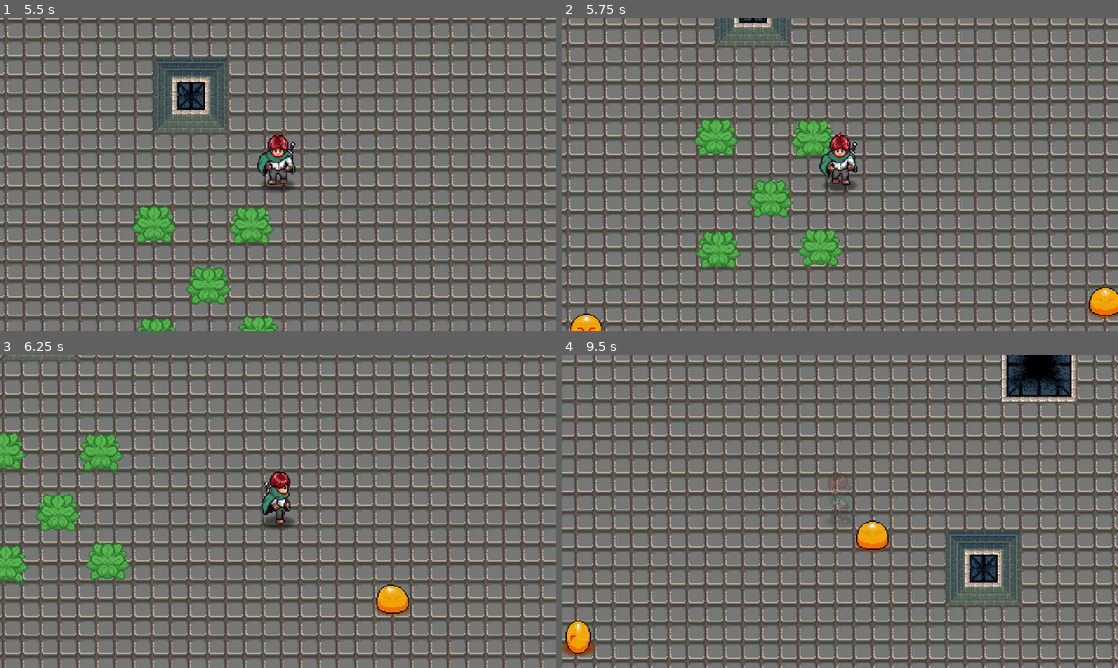
Above: before the commit, frames 1-4 (two rows, left to right).
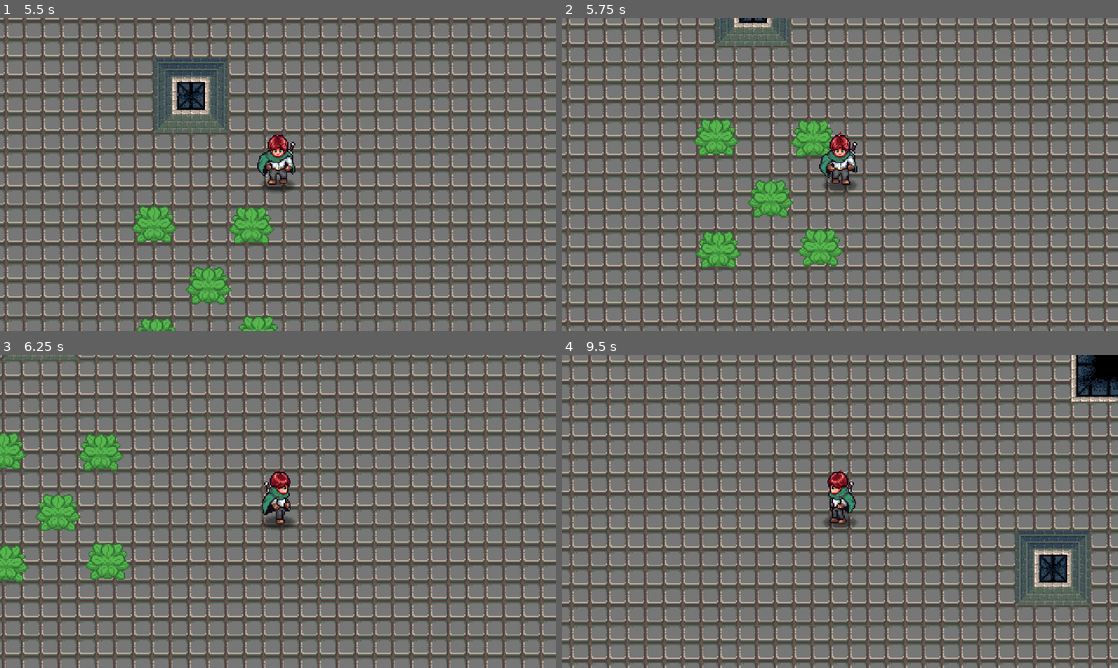
Above: after the commit, the same moments.

Repository: UltimaAngel/Video-Game-Project-1
Game: Godot game, scene res://game/game.tscn
The game is run twice, just before and just after one commit, with the same random seed, the same clock (stepped at 60 frames per second) and the same inputs.
Inputs (mouse positions are in pixels of both pictures, inside the frame that each line leads up to):
- Up to frame 1 (5.5 s): move the mouse to (400, 158) at 0.52 s; press the mouse at (400, 158) at 0.53 s; hold D (right) 0.53-1.28 s; move the mouse to (166, 190) at 1.27 s; release the mouse at (166, 190) at 1.28 s; hold S (down) 1.28-2.03 s; tap I at 1.35, 2.85, 4.35 s; move the mouse to (333, 105) at 2.02 s; press the mouse at (333, 105) at 2.03 s; hold D (right) 2.03-2.78 s; move the mouse to (250, 237) at 2.77 s; release the mouse at (250, 237) at 2.78 s; hold W (up) 2.78-3.53 s; move the mouse to (444, 221) at 3.52 s; press the mouse at (444, 221) at 3.53 s; hold A (left) 3.53-5.03 s; move the mouse to (111, 127) at 4.27 s; release the mouse at (111, 127) at 4.28 s; move the mouse to (305, 174) at 5.02 s; press the mouse at (305, 174) at 5.03 s; hold S (down) from 5.03 s (still down)
- Up to frame 2 (5.75 s): keep holding S (down)
- Up to frame 3 (6.25 s): move the mouse to (194, 433) at 5.77 s; release S (down) at 5.78 s; release the mouse at (194, 433) at 5.78 s; hold D (right) from 5.78 s (still down); tap I at 5.85 s
- Up to frame 4 (9.5 s): move the mouse to (962, 495) at 6.52 s; release D (right) at 6.53 s; press the mouse at (962, 495) at 6.53 s; hold W (up) 6.53-7.28 s; move the mouse to (728, 527) at 7.27 s; release the mouse at (728, 527) at 7.28 s; hold D (right) 7.28-8.03 s; tap I at 7.35, 8.85 s; move the mouse to (895, 442) at 8.02 s; press the mouse at (895, 442) at 8.03 s; hold S (down) 8.03-8.78 s; move the mouse to (812, 574) at 8.77 s; release the mouse at (812, 574) at 8.78 s; hold A (left) from 8.78 s (still down)

Frame 1 is identical in both runs. In frame 2, 0.7% of the frame differs, in the area x 1-100%, y 86-100%; in frame 3, 0.5%; in frame 4, 42%, in the area x 0-100%, y 0-100%.

Commit message:
Handle Win Condition (#61)
* Handle Win Condition

After reaching a certain score, a label will appear informing the player
of their victory. Also, the number of waves and enemies spawned per wave
for the first map has increased, so the max points needed for victory is
25.

* Set Score Manager Win Score to Map's Win Score

Diff:
--- a/components/spawn_manager/spawn_manager.gd
+++ b/components/spawn_manager/spawn_manager.gd
@@ -1,3 +1,4 @@
+class_name SpawnManager
 extends Node2D
 
 signal spawned_enemy_removed
--- /dev/null
+++ b/dungeon/map_01.gd
@@ -0,0 +1,3 @@
+extends TileMapLayer
+
+var winning_score: int = 25
--- a/dungeon/map_01.tscn
+++ b/dungeon/map_01.tscn
@@ -1,6 +1,7 @@
 [gd_scene format=4 uid="uid://clc62kh1t0g6n"]
 
 [ext_resource type="Texture2D" uid="uid://caxypxc22mot7" path="res://dungeon/dungeon.png" id="1_wk8xt"]
+[ext_resource type="Script" uid="uid://li85dlmnyiwp" path="res://dungeon/map_01.gd" id="2_b340g"]
 [ext_resource type="Script" uid="uid://07cfy4chih12" path="res://components/spawn_manager/spawn_manager.gd" id="2_cw28q"]
 [ext_resource type="PackedScene" uid="uid://canu8q4nsyg2a" path="res://entities/enemies/slime/scenes/slime.tscn" id="3_o4jrv"]
 
@@ -797,6 +798,7 @@
 y_sort_enabled = true
 tile_map_data = PackedByteArray("AAAAAAAAAAASAAAAAAAAAAEAAAASAAEAAAAAAAIAAAASAAIAAAAAAAMAAAASAAIAAAAAAAQAAAASAAMAAAAAAA …(46000 unchanged characters)…
 tile_set = SubResource("TileSet_x7fwn")
+script = ExtResource("2_b340g")
 
 [node name="SpawnManager" type="Node2D" parent="." unique_id=945857269]
 unique_name_in_owner = true
@@ -804,4 +806,6 @@
 y_sort_enabled = true
 script = ExtResource("2_cw28q")
 enemy_array = Array[PackedScene]([ExtResource("3_o4jrv")])
-enemy_num = 3
+enemy_num = 5
+max_waves = 5
+min_spawn_break = 10.0
--- a/game/game.tscn
+++ b/game/game.tscn
@@ -3,14 +3,16 @@
 [ext_resource type="PackedScene" uid="uid://bo0pwsa6hw5ue" path="res://entities/player/scenes/player.tscn" id="2_dakft"]
 [ext_resource type="PackedScene" uid="uid://clc62kh1t0g6n" path="res://dungeon/map_01.tscn" id="3_u5opy"]
 [ext_resource type="Script" uid="uid://dvutwkt358wf5" path="res://game/score_manager/score_manager.gd" id="4_y36n6"]
+[ext_resource type="FontFile" uid="uid://ci5846qveyr3r" path="res://fonts/Abaddon Bold.ttf" id="5_dxrkv"]
 [ext_resource type="PackedScene" uid="uid://dbqqs3tagpnsr" path="res://props/Objects/plant.tscn" id="5_l8g03"]
 
 [node name="Game" type="Node2D" unique_id=276743591]
 y_sort_enabled = true
 
-[node name="ScoreManager" type="Node" parent="." unique_id=6458180 node_paths=PackedStringArray("_map")]
+[node name="ScoreManager" type="Node" parent="." unique_id=6458180 node_paths=PackedStringArray("_map", "_win_text")]
 script = ExtResource("4_y36n6")
 _map = NodePath("../Map-01")
+_win_text = NodePath("../Label")
 
 [node name="Player" parent="." unique_id=1082954933 instance=ExtResource("2_dakft")]
 top_level = false
@@ -32,3 +34,12 @@
 
 [node name="Plant5" parent="." unique_id=1863310130 instance=ExtResource("5_l8g03")]
 position = Vector2(338, 351)
+
+[node name="Label" type="Label" parent="." unique_id=1830645271]
+visible = false
+top_level = true
+offset_right = 217.0
+offset_bottom = 68.0
+theme_override_fonts/font = ExtResource("5_dxrkv")
+theme_override_font_sizes/font_size = 60
+text = "YOU WIN!"
--- a/game/score_manager/score_manager.gd
+++ b/game/score_manager/score_manager.gd
@@ -1,7 +1,9 @@
 extends Node
 
 @export var _map: TileMapLayer
+@export var _win_text: Label
 
+var map_winning_score: int = 25
 var map_score: int = 0
 var total_score: int = 0
 
@@ -12,9 +14,14 @@
 
 func _on_map_ready():
 	_map.get_node("%SpawnManager").spawned_enemy_removed.connect(_on_spawned_enemy_removed)
+	map_winning_score = _map.winning_score
 
 
 func _on_spawned_enemy_removed():
 	map_score += 1
 	total_score += 1
+	if map_score == map_winning_score:
+		_win_text.global_position = PlayerManager.player.global_position - Vector2(117, 47)
+		_win_text.visible = true
+		print("You win!")
 	print("Total Score: ", total_score)
Not shown, added: dungeon/map_01.gd.uid
Binary file added: fonts/Abaddon Bold.ttf
Not shown, added: fonts/Abaddon Bold.ttf.import
Binary file added: fonts/Abaddon Light.ttf
Not shown, added: fonts/Abaddon Light.ttf.import
Binary file added: fonts/m5x7.ttf
Not shown, added: fonts/m5x7.ttf.import
